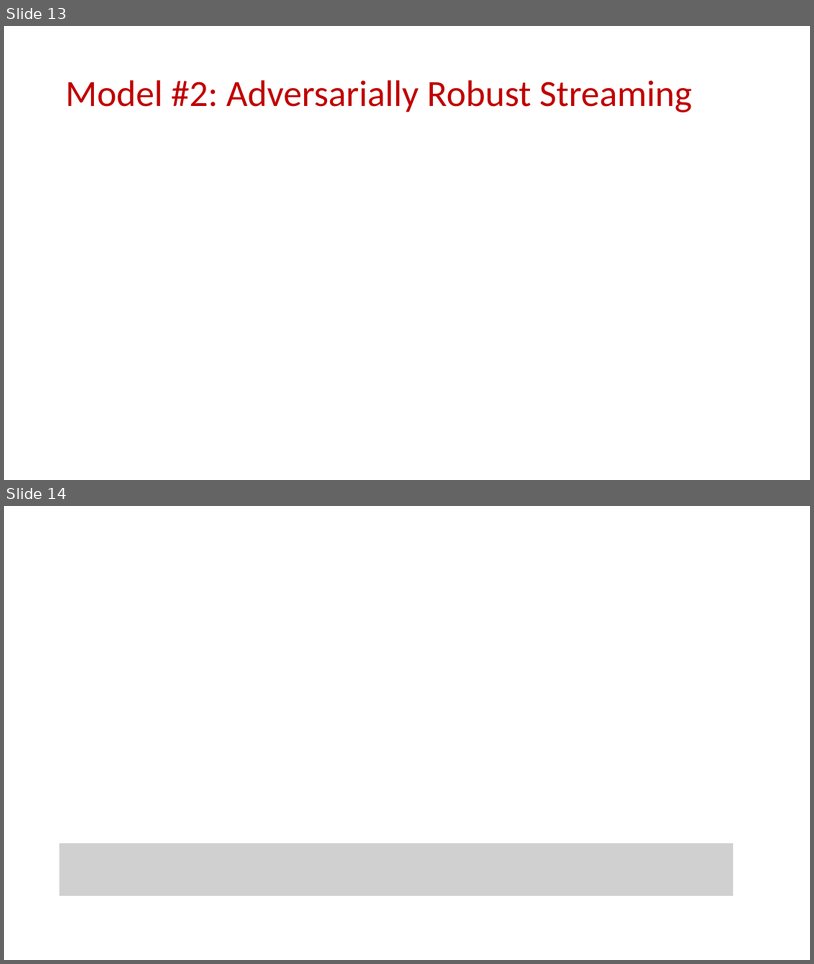
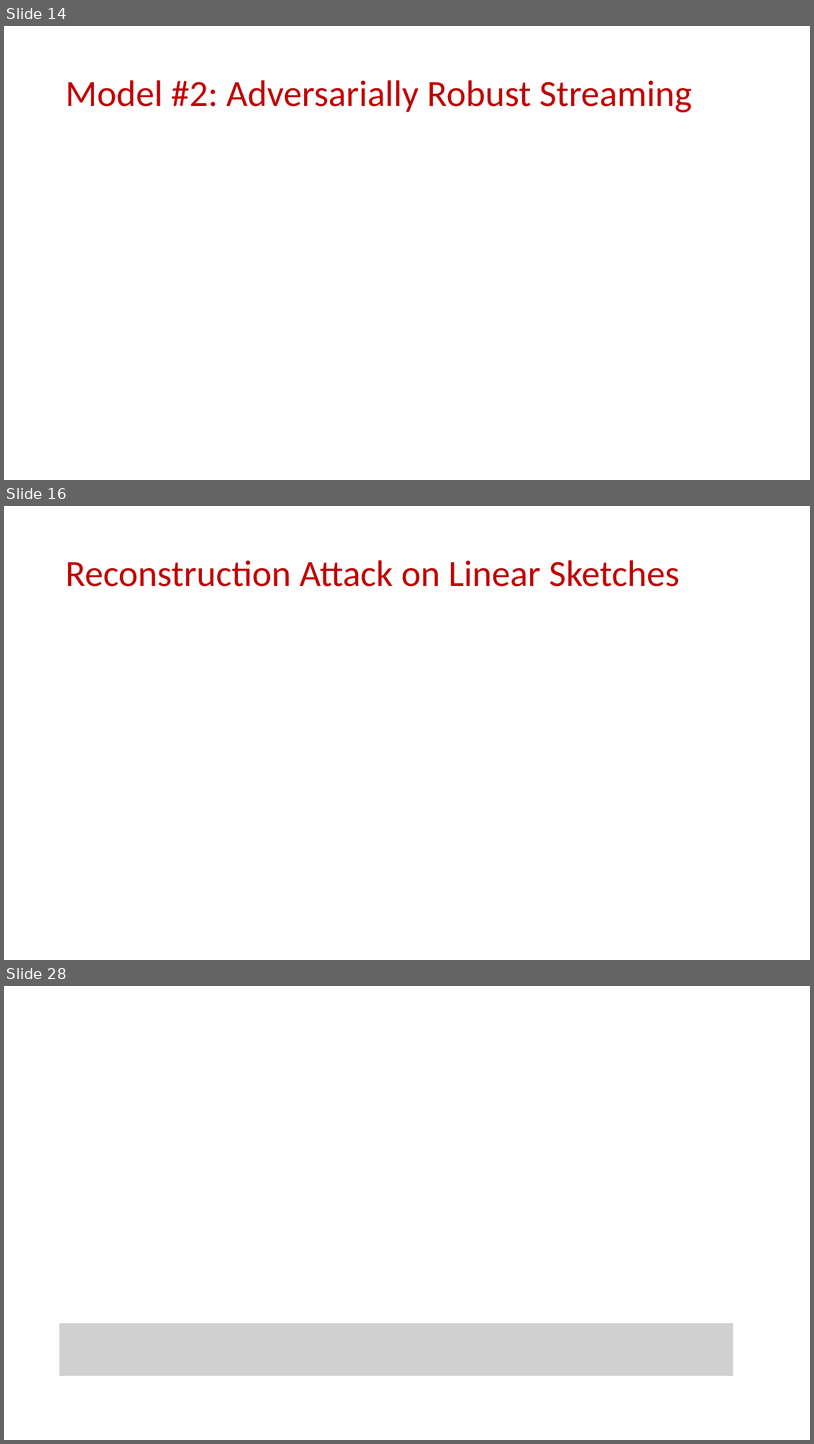
Before and after one commit to samsonzhou/samsonzhou.github.io, a slide deck: other-talks/Adversarial Robustness in the Streaming Model.pptx. Shown one above the other, each under a label of ours: slides 13 and 14 before the commit, slides 14, 16 and 28 after it; the slides between them are not shown. The pictures are 814x964 and 814x1444 pixels, drawn with LibreOffice and Linux fonts; fonts in the diff are those of the drawing; grey boxes stand for pictures. Boxes give left, top, right and bottom in pixels: in the first picture for what was removed or moved away, otherwise in the second. Text is boxed around its words. In the diff, an @@ line names an element or a change of style, - is before the commit and + after.

```diff
--- a/other-talks/Adversarial Robustness in the Streaming Model.pptx
+++ b/other-talks/Adversarial Robustness in the Streaming Model.pptx
@@ slide 16 added at <box>4,506,810,960</box>, background #FFFFFF @@
@@ title added at <box>65,560,679,587</box>, 44 pt, text #C00000 @@
+Reconstruction Attack on Linear Sketches
@@ what was slide 13 is now slide 14 @@
@@ what was slide 14 is now slide 28 @@
```
Also in this commit, not shown: 1 slide changed, 21 other slides added, 3 slides removed, 1 other file.
